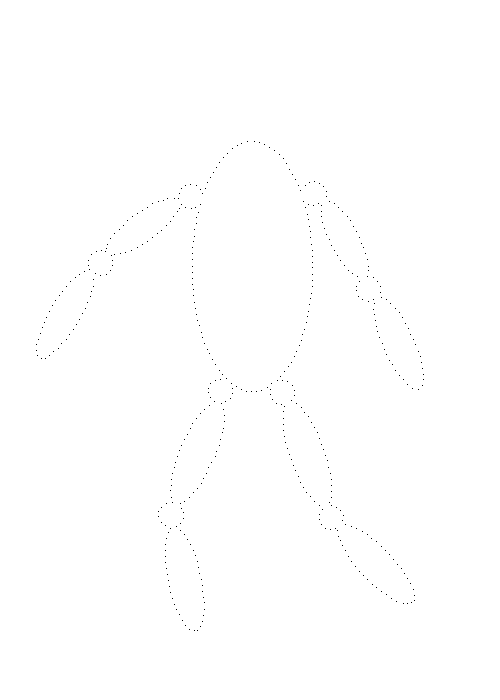
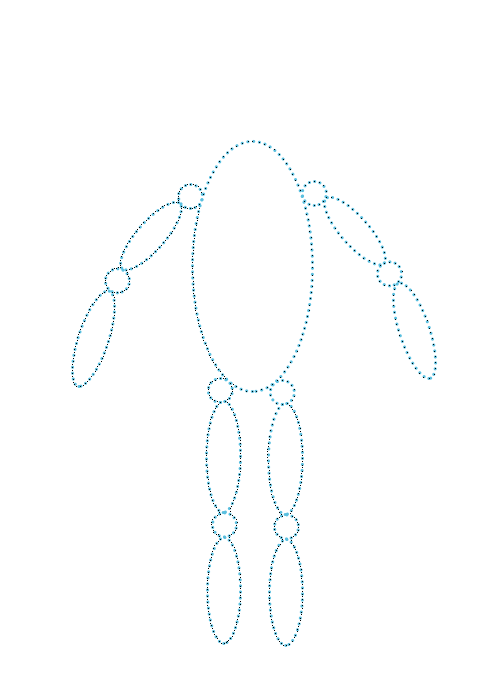
Revision of a layered 500 x 700 image; what changed, layer by layer:
hid "Points_2_notDetailed" over box(36, 141, 424, 631)
added layer "Points_1_detailed" above "Points_1_notDetailed" over box(72, 141, 436, 646)
showed group "Pose1" (29 layers) over box(71, 140, 437, 647)
